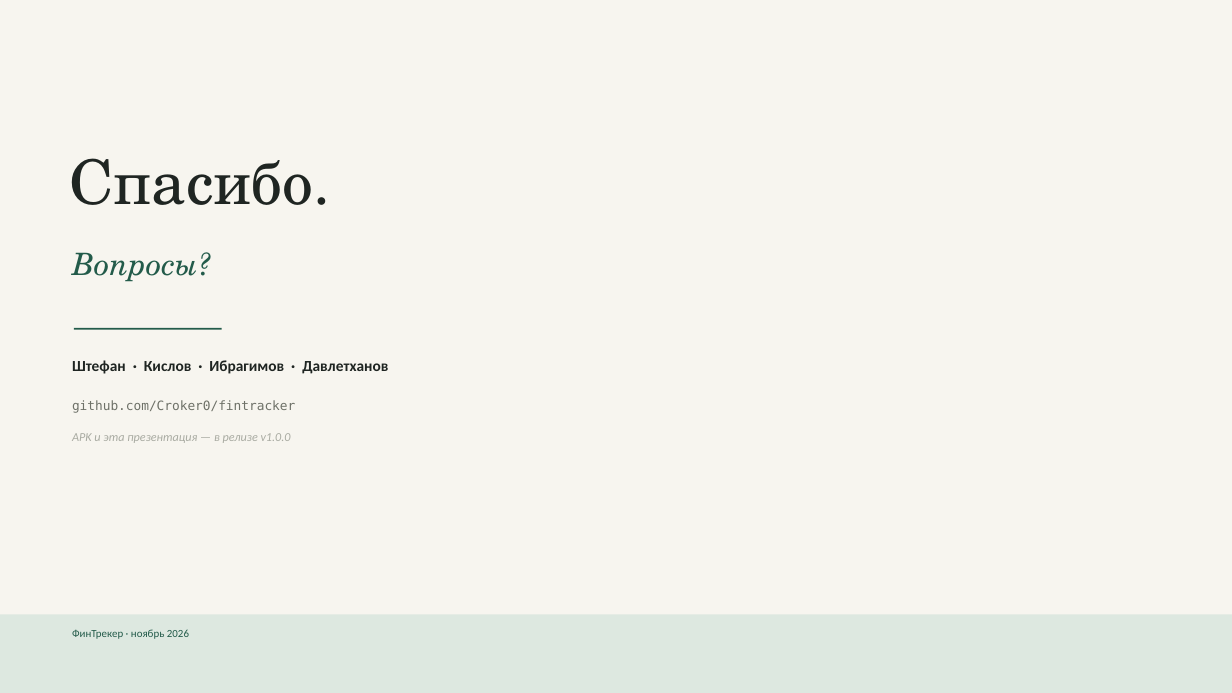
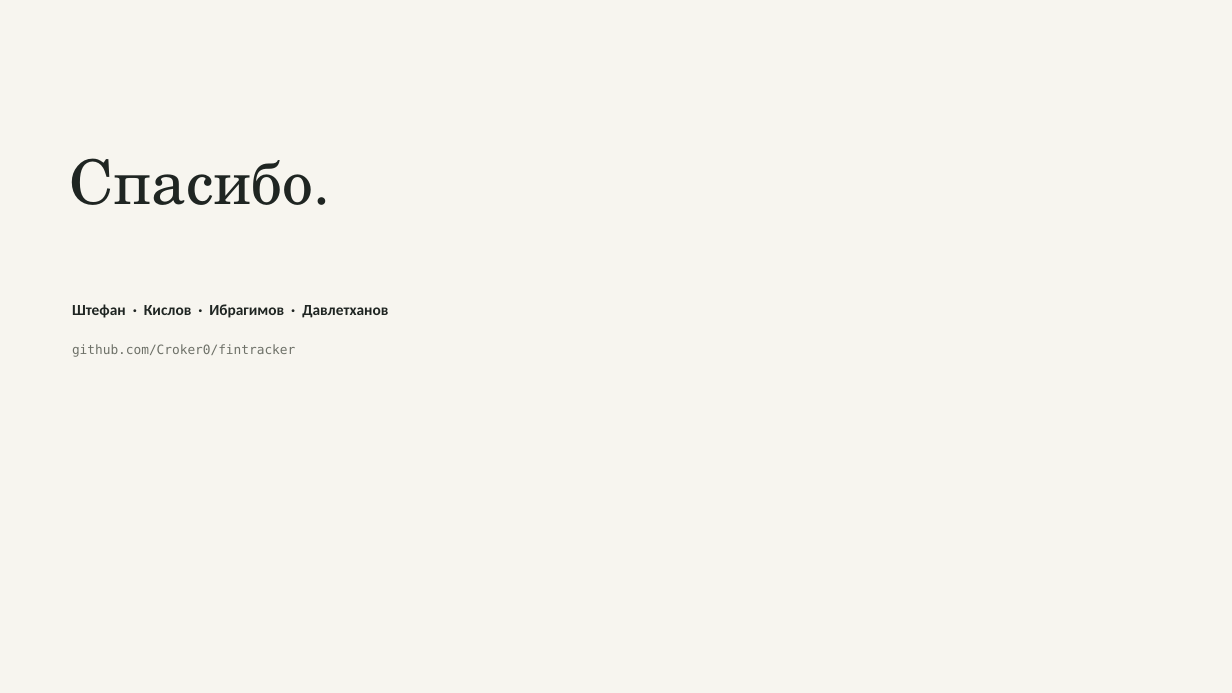
Before and after one commit to Croker0/fintracker, a slide deck: slide 10 of presentation/FinTracker.pptx (slide 11 before the commit). Drawn at 1232x693 pixels with LibreOffice and Linux fonts; fonts in the diff are those of the drawing. Boxes give left, top, right and bottom in pixels: in the first picture for what was removed or moved away, otherwise in the second. Text is boxed around its words. In the diff, an @@ line names an element or a change of style, - is before the commit and + after.

```diff
--- a/presentation/FinTracker.pptx
+++ b/presentation/FinTracker.pptx
@@ text removed at (72, 252, 198, 282) @@
-Вопросы?
@@ text "Штефан · Кислов · Ибрагимов ...": place and size @@
-text "Штефан · Кислов · Ибрагимов ..." at (72, 360, 388, 374)
+text "Штефан · Кислов · Ибрагимов ..." at (72, 304, 388, 318)
@@ rectangle removed at (74, 328, 222, 330) @@
@@ text "github.com/Croker0/fintracker": place and size @@
-text "github.com/Croker0/fintracker" at (72, 400, 295, 413)
+text "github.com/Croker0/fintracker" at (72, 344, 295, 357)
@@ text removed at (72, 433, 291, 443) @@
-APK и эта презентация — в релизе v1.0.0
@@ rectangle removed at (0, 615, 1232, 693) @@
@@ text removed at (72, 629, 189, 639) @@
-ФинТрекер · ноябрь 2026
```
Also in this commit, not shown: 5 other slides changed, 4 slides added, 5 slides removed.
